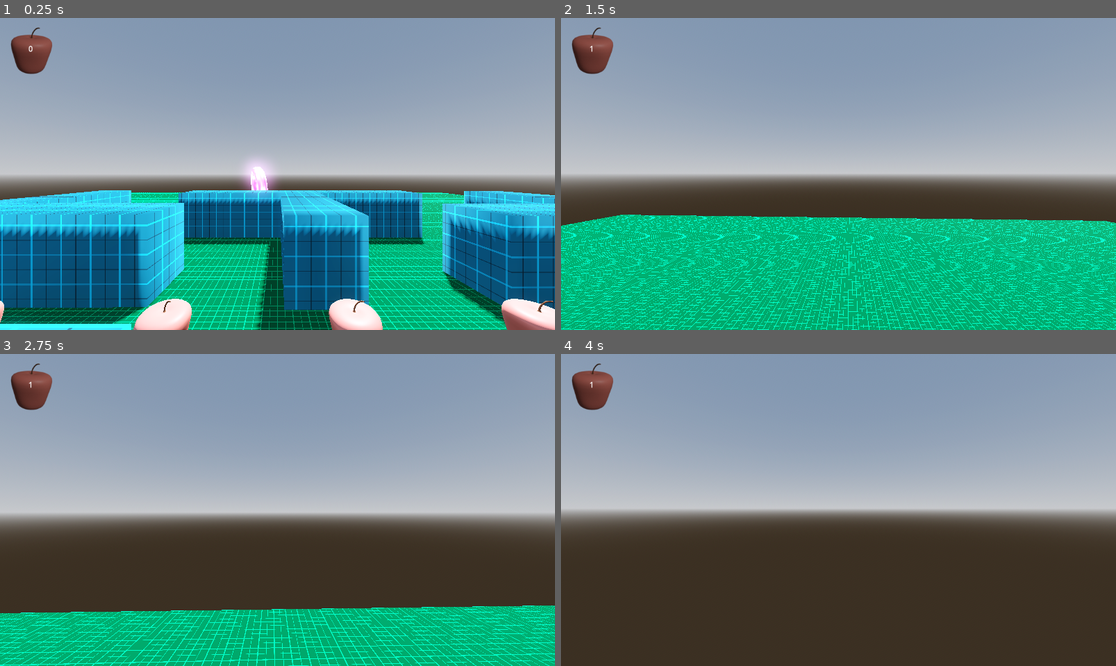
Above: before the commit, frames 1-4 (two rows, left to right).
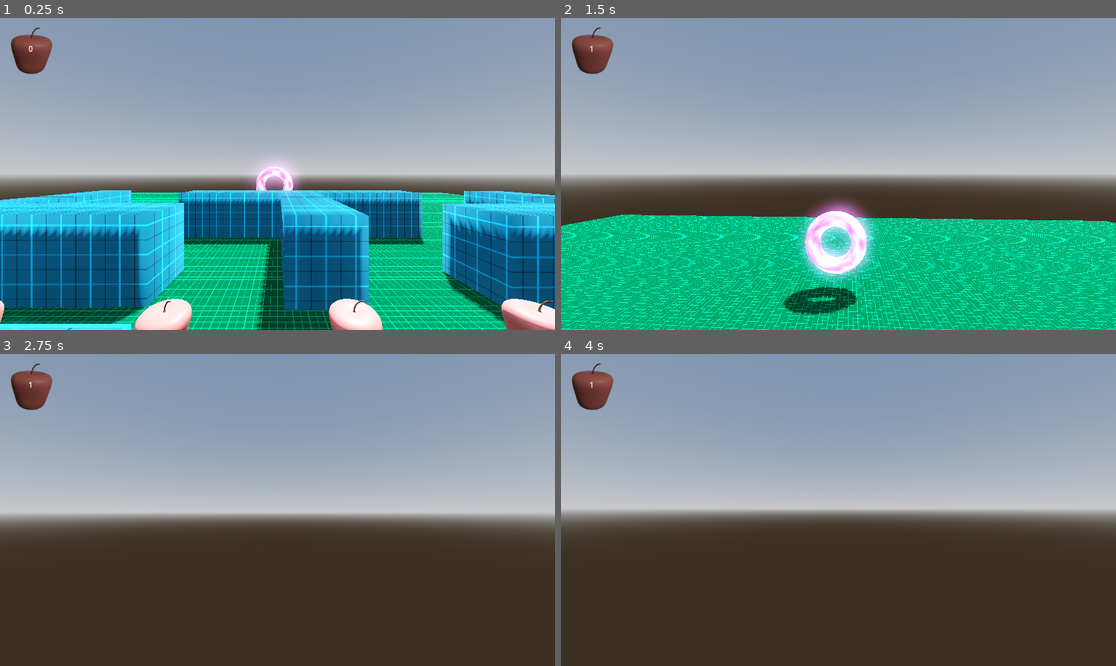
Above: after the commit, the same moments.

Repository: owenbmcc/3D_Game_Template
Game: Godot game, scene res://Scenes/Levels/pac_man_scene.tscn
Same seed, same stepped clock (60 frames per second), same inputs: the game is played once before the commit and once after it. This scene is started directly instead of the project's main scene.
Inputs (mouse positions are in pixels of both pictures, inside the frame that each line leads up to):
- Up to frame 1 (0.25 s): no input
- Up to frame 2 (1.5 s): move the mouse to (866, 174) at 0.52 s; hold W (move_forward) from 0.53 s (still down); tap F (pickup) at 0.6 s; tap Space (jump) at 0.77 s; move the mouse to (810, 174) at 1.27 s; click (810, 174) at 1.35 s
- Up to frame 3 (2.75 s): keep holding W (move_forward); tap Space (jump) at 1.52 s; move the mouse to (288, 503) at 2.02 s; tap F (pickup) at 2.1 s
- Up to frame 4 (4 s): keep holding W (move_forward); move the mouse to (832, 516) at 2.77 s; click (832, 516) at 2.85 s; tap Space (jump) at 3.02, 3.77 s; tap Enter at 3.5 s; move the mouse to (877, 513) at 3.52 s; tap F (pickup) at 3.6 s

The runs differ from the first frame. In frame 1, 0.8% of the frame differs, in the area x 43-55%, y 45-58%; in frame 2, 3.9%; in frame 3, 18%, in the area x 0-100%, y 80-100%; in frame 4, nothing differs.

Commit message:
updated enemy scripts

Diff:
--- a/Scenes/Components/box.tscn
+++ b/Scenes/Components/box.tscn
@@ -6,10 +6,10 @@
 
 [sub_resource type="BoxShape3D" id="BoxShape3D_saanx"]
 
-[node name="Box" type="RigidBody3D"]
+[node name="Box" type="RigidBody3D" groups=["pickable", "projectile"]]
 transform = Transform3D(0.871128, 0.269364, -0.410583, -0.491056, 0.47785, -0.728371, 0, 0.836123, 0.548541, 0, 0, 0)
 collision_layer = 8
-collision_mask = 11
+collision_mask = 138
 
 [node name="MeshInstance3D" type="MeshInstance3D" parent="."]
 material_override = ExtResource("1_g3idm")
--- a/Scenes/Components/ghost.tscn
+++ b/Scenes/Components/ghost.tscn
@@ -7,8 +7,19 @@
 
 [sub_resource type="SphereShape3D" id="SphereShape3D_jccpp"]
 
+[sub_resource type="CylinderMesh" id="CylinderMesh_ibthw"]
+top_radius = 1.092
+height = 6.0
+
+[sub_resource type="ConvexPolygonShape3D" id="ConvexPolygonShape3D_hgfbx"]
+points = PackedVector3Array(1.05078, 3.04702, 0.574667, -1.13962, 2.47556, -0.187164, -1.13962, 2.47556, 0.19364, 0.574667, -3.04702, 0.19364, 0.384041, 3.04702, -1.13962, -0.377565, -3.04702, -0.472878, -0.377565, 3.04702, 1.1461, -0.472878, -3.04702, 0.384041, -0.758592, 3.04702, -0.948994, 1.1461, 2.95158, -0.377565, 0.479354, -2.66585, -0.472878, 0.288952, -2.85614, 0.574667, 0.384041, 2.95158, 1.1461, -0.948994, 3.04702, 0.765068, -0.567967, -2.95158, -0.282252, -0.187164, 2.47556, -1.13962, 0.19364, -3.04702, -0.567967, 0.860381, 2.76129, -0.853905, -0.282252, -2.85614, 0.574667, 0.860381, 2.85614, 0.860381, -1.13962, 3.04702, -0.377565, 1.1461, 2.5704, 0.19364, 0.574667, -3.04702, -0.187164, -0.567967, -2.95158, 0.288952, -0.282252, -2.95158, -0.567967, -0.948994, 2.85614, -0.758592, -0.187164, 2.5704, 1.1461, -0.758592, 2.95158, 0.95547, 0.574667, -2.47556, 0.384041, -1.13962, 2.85614, 0.384041, -0.377565, 2.85614, -1.13962, 0.574667, 2.66585, -1.04431)
+
+[sub_resource type="BoxShape3D" id="BoxShape3D_4miql"]
+size = Vector3(1, 1, 0.490234)
+
 [node name="Ghost" type="CharacterBody3D" groups=["enemies"]]
 collision_layer = 32
+collision_mask = 9
 script = ExtResource("1_ih4s8")
 
 [node name="MeshInstance3D" type="MeshInstance3D" parent="."]
@@ -21,3 +32,30 @@
 shape = SubResource("SphereShape3D_jccpp")
 
 [node name="NavigationAgent3D" type="NavigationAgent3D" parent="."]
+avoidance_enabled = true
+
+[node name="PlayerDetect" type="Area3D" parent="."]
+transform = Transform3D(-1, 3.48787e-16, -8.74228e-08, 3.48787e-16, 1, -3.48787e-16, 8.74228e-08, -3.48787e-16, -1, 0, 1.00305, -3.09026)
+collision_layer = 64
+
+[node name="CollisionHelper" type="MeshInstance3D" parent="PlayerDetect"]
+transform = Transform3D(1, 0, -1.5246e-23, -1.5246e-23, -4.37114e-08, -1, 0, 1, -4.37114e-08, 0, 0, 0)
+visible = false
+mesh = SubResource("CylinderMesh_ibthw")
+
+[node name="CollisionShape3D4" type="CollisionShape3D" parent="PlayerDetect"]
+transform = Transform3D(1, 0, -1.5246e-23, -1.5246e-23, -4.37114e-08, -1, 0, 1, -4.37114e-08, 0, 0, 0)
+shape = SubResource("ConvexPolygonShape3D_hgfbx")
+
+[node name="HitBox" type="Area3D" parent="."]
+transform = Transform3D(1, 0, 0, 0, 1, 0, 0, 0, 1, 0, 1.13644, 0)
+collision_layer = 128
+collision_mask = 8
+
+[node name="CollisionShape3D" type="CollisionShape3D" parent="HitBox"]
+transform = Transform3D(1, 0, 0, 0, 1, 0, 0, 0, 1, 0, 0, 0.0107422)
+shape = SubResource("BoxShape3D_4miql")
+
+[connection signal="body_entered" from="PlayerDetect" to="." method="_on_player_detect_body_entered"]
+[connection signal="body_exited" from="PlayerDetect" to="." method="_on_player_detect_body_exited"]
+[connection signal="body_entered" from="HitBox" to="." method="_on_hit_box_body_entered"]
--- a/Scenes/Levels/pac_man_scene.tscn
+++ b/Scenes/Levels/pac_man_scene.tscn
@@ -63,11 +63,17 @@
 transform = Transform3D(1, 0, 0, 0, 1, 0, 0, 0, 1, -5.04872, 1.21991, 2.18372)
 script = ExtResource("2_12xnn")
 
-[node name="Ghost" parent="Enemies" instance=ExtResource("3_ecoxq")]
-transform = Transform3D(1, 0, 0, 0, 1, 0, 0, 0, 1, 3.05726, 0, 14.6228)
+[node name="Ghost2" parent="Enemies" node_paths=PackedStringArray("patrol_locations") instance=ExtResource("3_ecoxq")]
+transform = Transform3D(1, 0, 0, 0, 1, 0, 0, 0, 1, 4.88865, 0, -12.4284)
+patrol_locations = [NodePath("../Patrol/Marker3D"), NodePath("../Patrol/Marker3D2")]
 
-[node name="Ghost2" parent="Enemies" instance=ExtResource("3_ecoxq")]
+[node name="Patrol" type="Node3D" parent="Enemies"]
 transform = Transform3D(1, 0, 0, 0, 1, 0, 0, 0, 1, 4.88865, 0, -12.4284)
+
+[node name="Marker3D" type="Marker3D" parent="Enemies/Patrol"]
+
+[node name="Marker3D2" type="Marker3D" parent="Enemies/Patrol"]
+transform = Transform3D(1, 0, 0, 0, 1, 0, 0, 0, 1, 0, 0, -12.8196)
 
 [node name="Collectibles" type="Node3D" parent="."]
 
@@ -106,6 +112,7 @@
 navigation_mesh = SubResource("NavigationMesh_6acl0")
 
 [node name="Ground" type="StaticBody3D" parent="NavigationRegion3D"]
+collision_layer = 2
 metadata/_edit_lock_ = true
 
 [node name="MeshInstance3D" type="MeshInstance3D" parent="NavigationRegion3D/Ground"]
@@ -122,6 +129,8 @@
 material_override = ExtResource("7_g3jtg")
 
 [node name="StaticBody3D" type="StaticBody3D" parent="NavigationRegion3D/pacmanmap/Plane" index="0"]
+collision_layer = 2
+collision_mask = 33
 
 [node name="CollisionShape3D" type="CollisionShape3D" parent="NavigationRegion3D/pacmanmap/Plane/StaticBody3D"]
 shape = SubResource("ConcavePolygonShape3D_d1o1c")
@@ -135,7 +144,6 @@
 [node name="BackgroundMusic" type="AudioStreamPlayer" parent="."]
 stream = ExtResource("8_577ia")
 volume_db = -24.0
-autoplay = true
 
 [node name="Box" parent="." instance=ExtResource("10_y5o6b")]
 transform = Transform3D(0.871128, 0.269364, -0.410583, -0.491056, 0.47785, -0.728371, 0, 0.836123, 0.548541, 2.75541, 1.7346, 1.75426)
--- a/Scenes/Player.tscn
+++ b/Scenes/Player.tscn
@@ -14,7 +14,8 @@
 [sub_resource type="BoxShape3D" id="BoxShape3D_j235a"]
 size = Vector3(1.8374, 2.09253, 1.35449)
 
-[node name="Player" type="CharacterBody3D"]
+[node name="Player" type="CharacterBody3D" groups=["player"]]
+collision_mask = 126
 script = ExtResource("1_qtton")
 
 [node name="MeshInstance" type="MeshInstance3D" parent="."]
--- a/Scripts/enemy.gd
+++ b/Scripts/enemy.gd
@@ -4,17 +4,46 @@
 @export var speed = 3
 @export var patrol_locations : Array[Marker3D]
 
+var patrol_index : int = 0
+var follow_player : bool = false
+var wait_frame : bool = true
+
+func _ready():
+	set_patrol_location()
+
+func set_patrol_location():
+	nav_agent.set_target_position(patrol_locations[patrol_index].global_position)
+
 func _physics_process(delta):
+	if wait_frame:
+		wait_frame = false
+		return
+
+	if nav_agent.distance_to_target() < 1 and not follow_player:
+		patrol_index = patrol_index + 1
+		if patrol_index >= patrol_locations.size():
+			patrol_index = 0
+		set_patrol_location()
+		return
+
 	var current_location = global_transform.origin
 	var next_location = nav_agent.get_next_path_position()
 	var new_velocity = (next_location - current_location).normalized() * speed
 	velocity = new_velocity
 	look_at(current_location + new_velocity)
-
 	move_and_slide()
 
+func update_target_location(target_location):
+	if not follow_player:
+		return
+	nav_agent.set_target_position(target_location)
 
+func _on_player_detect_body_entered(_body):
+	follow_player = true
 
+func _on_player_detect_body_exited(_body):
+	follow_player = false
+	set_patrol_location()
 
-func update_target_location(target_location):
-	nav_agent.set_target_position(target_location)
+func _on_hit_box_body_entered(_body):
+	queue_free()
--- a/Scripts/pickup.gd
+++ b/Scripts/pickup.gd
@@ -76,5 +76,5 @@
 	emit_signal("update_console", "Press F to pick up box.")
 
 
-func _on_body_exited(body):
+func _on_body_exited(_body):
 	emit_signal("update_console", "")
--- a/project.godot
+++ b/project.godot
@@ -113,6 +113,8 @@
 3d_physics/layer_4="Pickable"
 3d_physics/layer_5="PickupDetector"
 3d_physics/layer_6="Enemies"
+3d_physics/layer_7="PlayerDetect"
+3d_physics/layer_8="EnemyHitBox"
 
 [physics]
 
Not shown: 1 places in Scenes/Components/ghost.tscn that only renumber resources
Not shown: 1 places in Scenes/Levels/pac_man_scene.tscn that only renumber resources
Not shown: 1 places in Scenes/Player.tscn that only renumber resources
